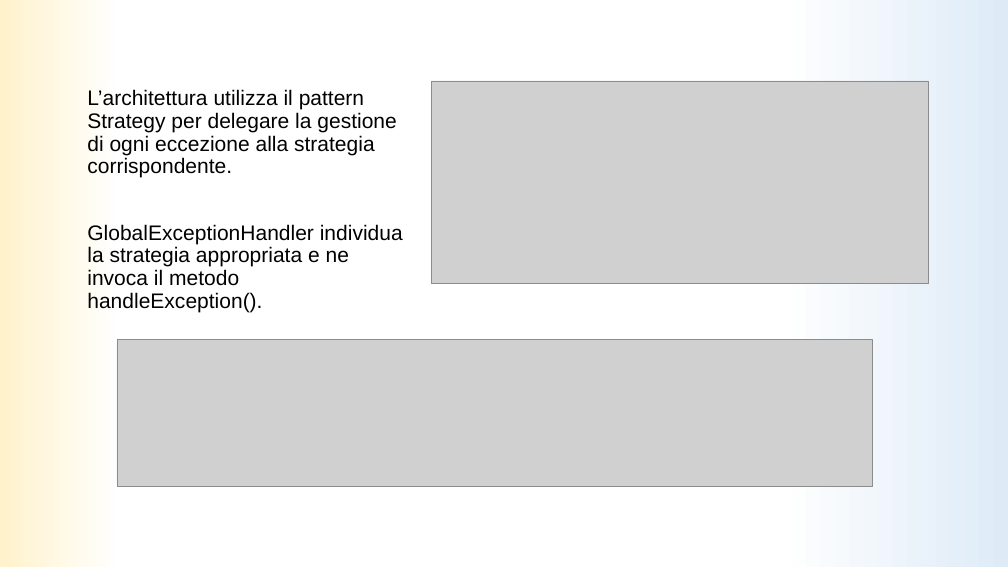
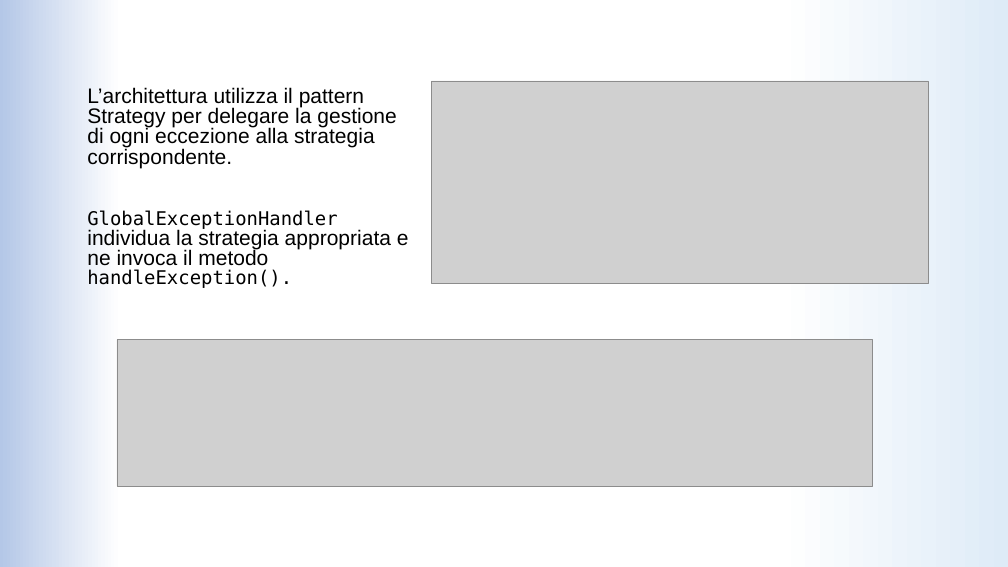
Before and after one commit to LDolzanelli/progettoIngegneria, a slide deck: slide 14 of doc/Presentazione/Presentazione_ingsw_parteB.pptx. Drawn at 1008x567 pixels with LibreOffice and Linux fonts; fonts in the diff are those of the drawing; grey boxes stand for pictures. Boxes give left, top, right and bottom in pixels: in the first picture for what was removed or moved away, otherwise in the second. Text is boxed around its words. In the diff, an @@ line names an element or a change of style, - is before the commit and + after.

```diff
--- a/doc/Presentazione/Presentazione_ingsw_parteB.pptx
+++ b/doc/Presentazione/Presentazione_ingsw_parteB.pptx
@@ background gradient #DEEBF7 to #FFFFFF to #FFF2CC to gradient #DEEBF7 to #FFFFFF to #B4C7E7 @@
@@ text "L’architettura utilizza il pattern Strategy ..." at (87, 87, 409, 288): size 20 to 18 pt, font Arial to DejaVu Sans Mono in "GlobalExceptionHandler handleException()."; line spacing 0.9 to 0.8 @@
```
Also in this commit, not shown: 26 other slides changed, 1 slide added, 2 slides removed.
